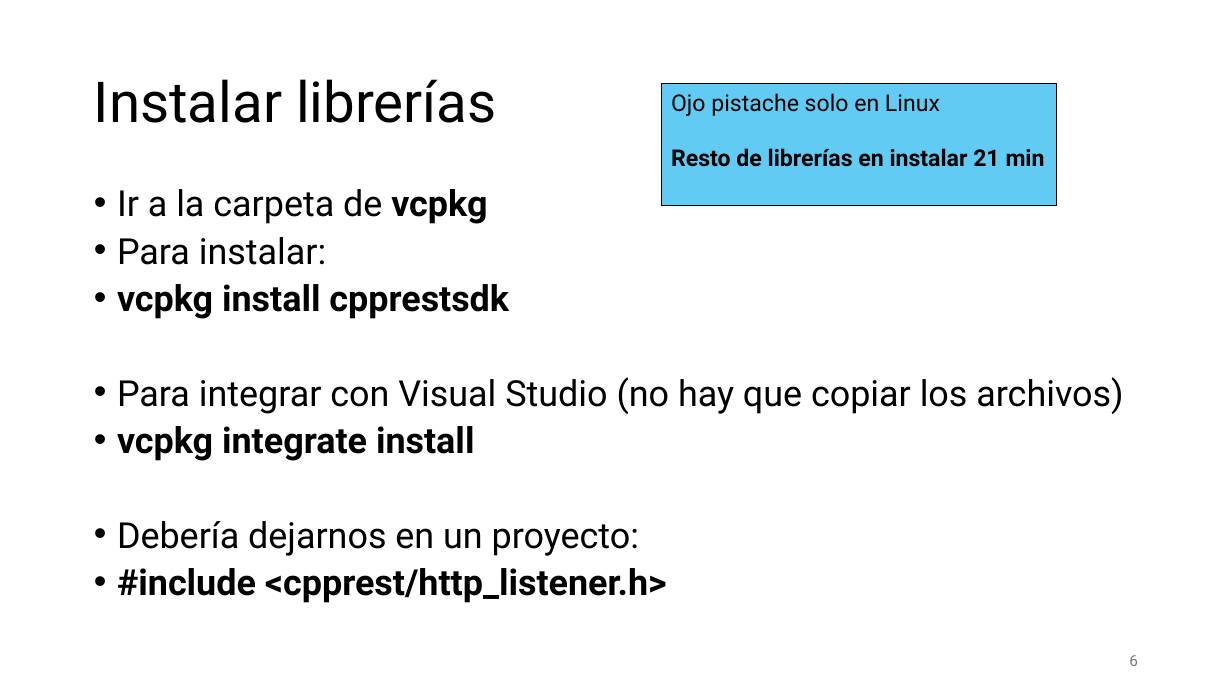
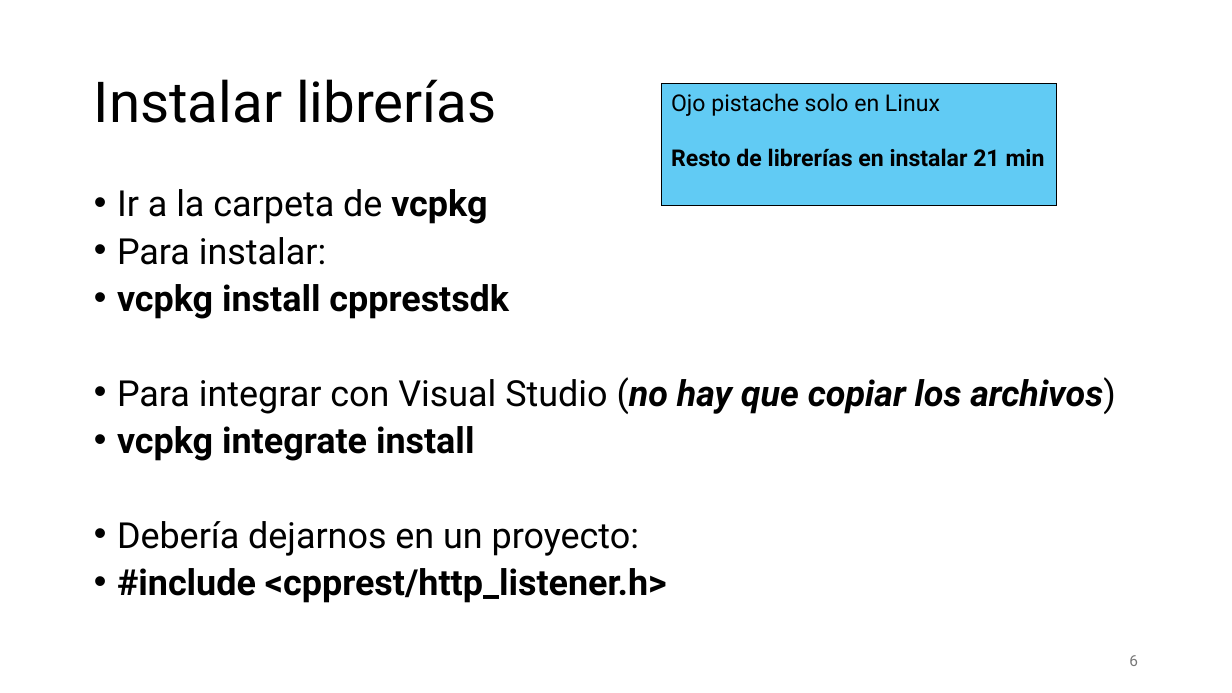
Before and after one commit to aldebarran22/CURSO_CPP_SERVICIOS_30H, a slide deck: slide 6 of doc/0_herramientas y librerias.pptx. Drawn at 1232x693 pixels with LibreOffice and Linux fonts; fonts in the diff are those of the drawing. Boxes give left, top, right and bottom in pixels: in the first picture for what was removed or moved away, otherwise in the second. Text is boxed around its words. In the diff, an @@ line names an element or a change of style, - is before the commit and + after.

```diff
--- a/doc/0_herramientas y librerias.pptx
+++ b/doc/0_herramientas y librerias.pptx
@@ text at (117,377,1115,414): bold on, italic on in "(no hay que copiar los archivos)" @@
```
Also in this commit, not shown: 1 other slide changed, 3 other files.
